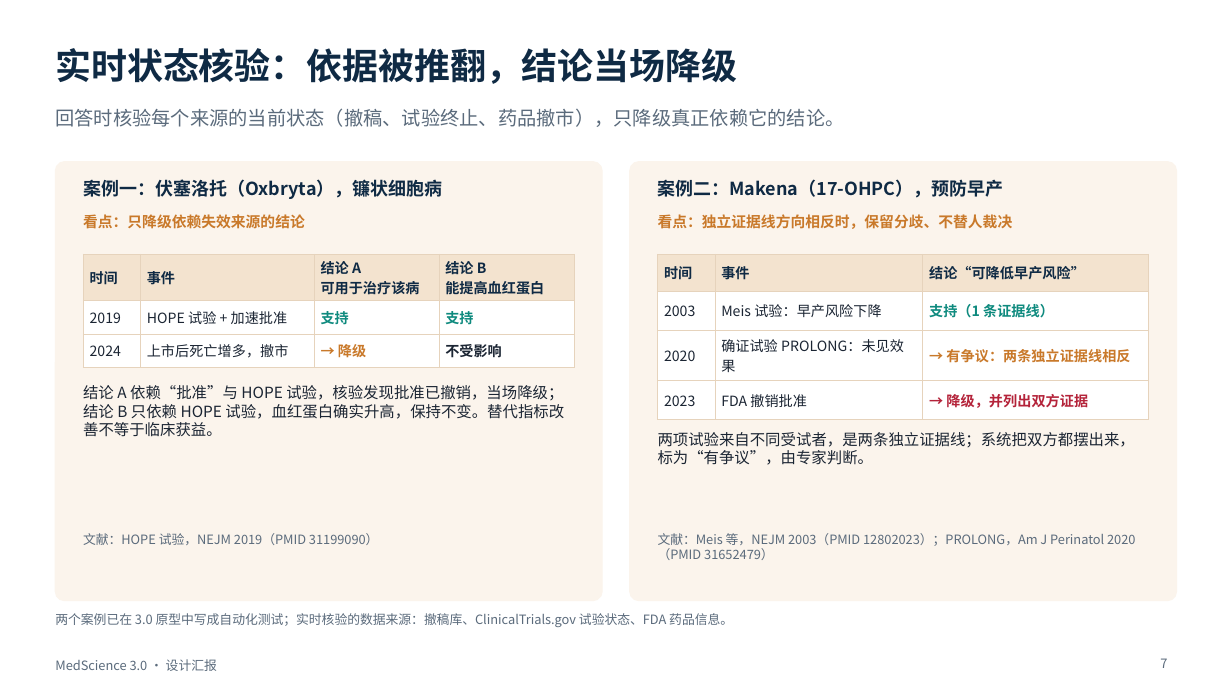
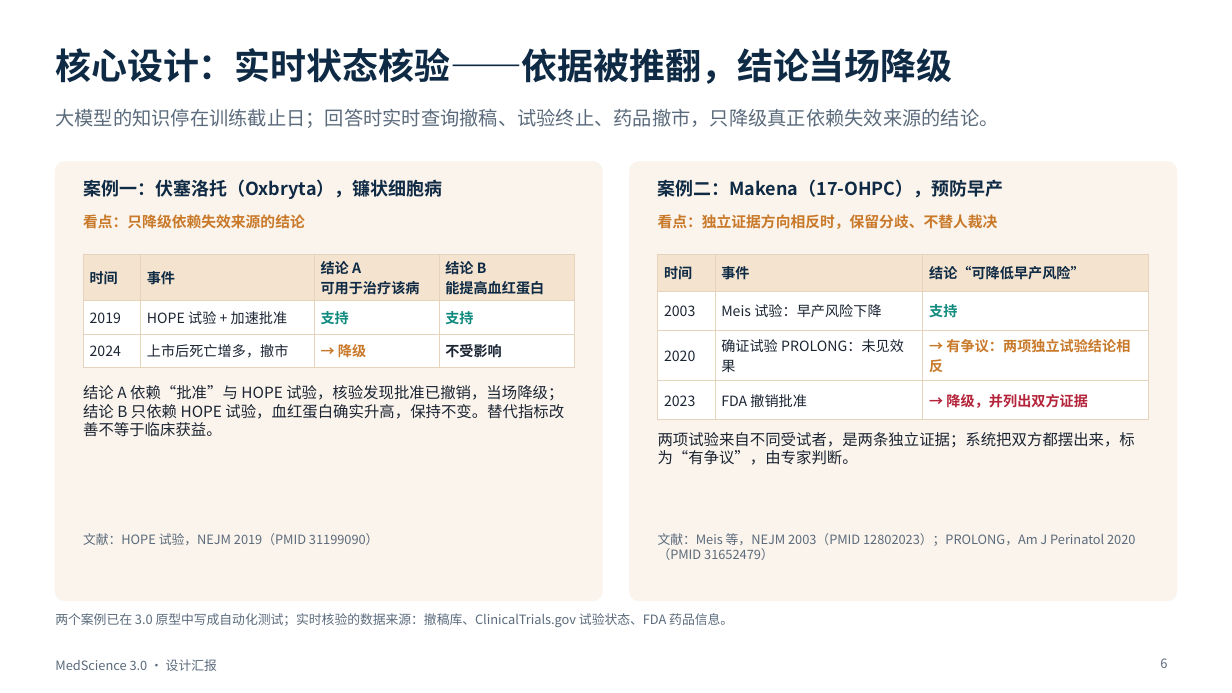
Before and after one commit to BenjaminDuo/MedScience, a slide deck: slide 6 of docs/presentation/MedScience-3.0-设计汇报.pptx (slide 7 before the commit). Drawn at 1232x693 pixels with LibreOffice and Linux fonts; fonts in the diff are those of the drawing. Boxes give left, top, right and bottom in pixels: in the first picture for what was removed or moved away, otherwise in the second. Text is boxed around its words. In the diff, an @@ line names an element or a change of style, - is before the commit and + after.

```diff
--- a/docs/presentation/MedScience-3.0-设计汇报.pptx
+++ b/docs/presentation/MedScience-3.0-设计汇报.pptx
@@ title at (55,48,952,84): text changed @@
-实时状态核验：依据被推翻，结论当场降级
+核心设计：实时状态核验——依据被推翻，结论当场降级
@@ text at (55,109,998,128): text changed @@
-回答时核验每个来源的当前状态（撤稿、试验终止、药品撤市），只降级真正依赖它的结论。
+大模型的知识停在训练截止日；回答时实时查询撤稿、试验终止、药品撤市，只降级真正依赖失效来源的结论。
@@ text at (658,214,998,229): text changed @@
-看点：独立证据线方向相反时，保留分歧、不替人裁决
+看点：独立证据方向相反时，保留分歧、不替人裁决
@@ table at (658,254,1150,412) @@
-row 2, column 3: 支持（1 条证据线）
+row 2, column 3: 支持
-row 3, column 3: → 有争议：两条独立证据线相反
+row 3, column 3: → 有争议：两项独立试验结论相反
@@ text at (658,432,1135,465): text changed @@
-两项试验来自不同受试者，是两条独立证据线；系统把双方都摆出来，标为“有争议”，由专家判断。
+两项试验来自不同受试者，是两条独立证据；系统把双方都摆出来，标为“有争议”，由专家判断。
@@ page number at (1160,658,1167,668): text changed @@
-7
+6
```
Also in this commit, not shown: 7 other slides changed, 7 other files.
